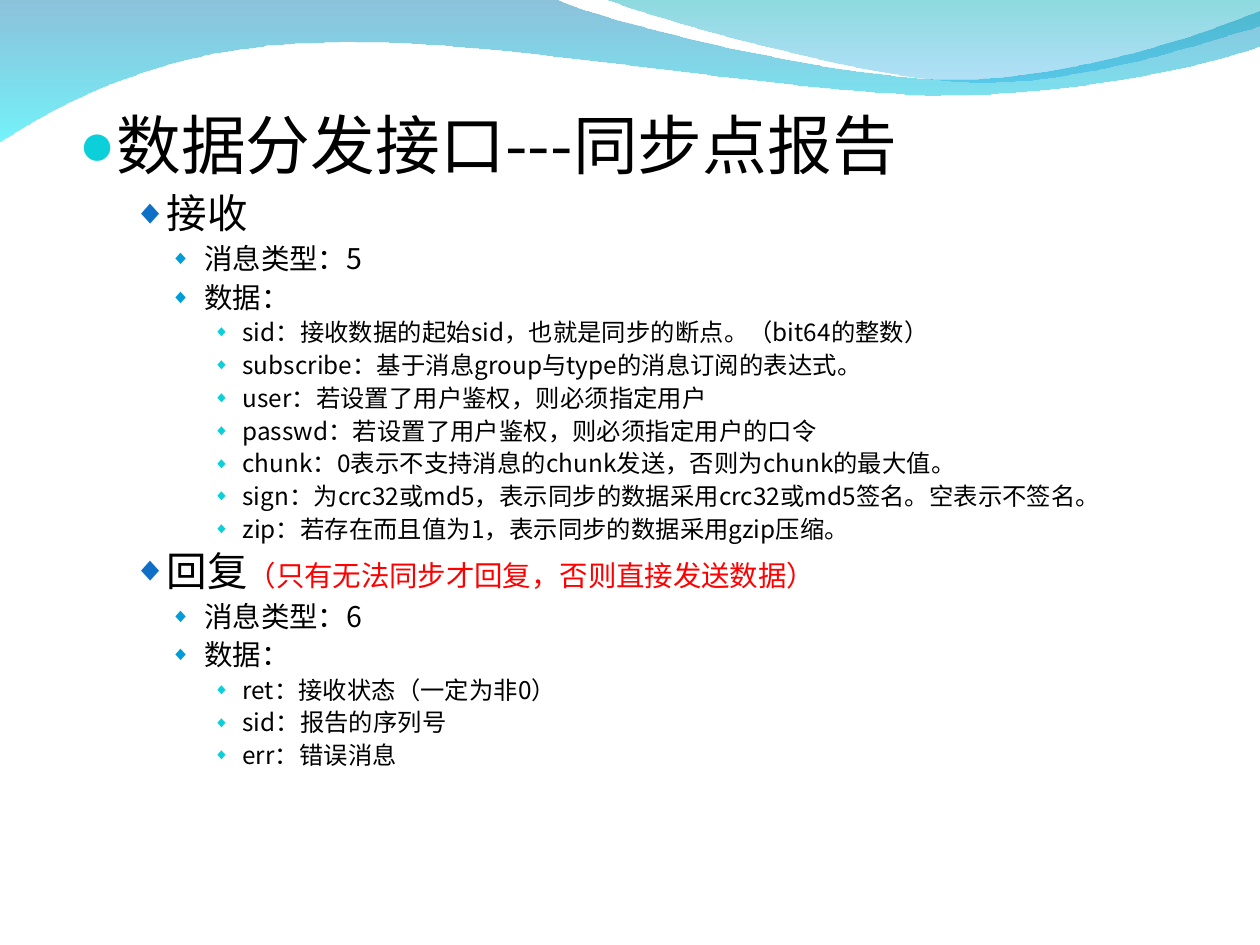
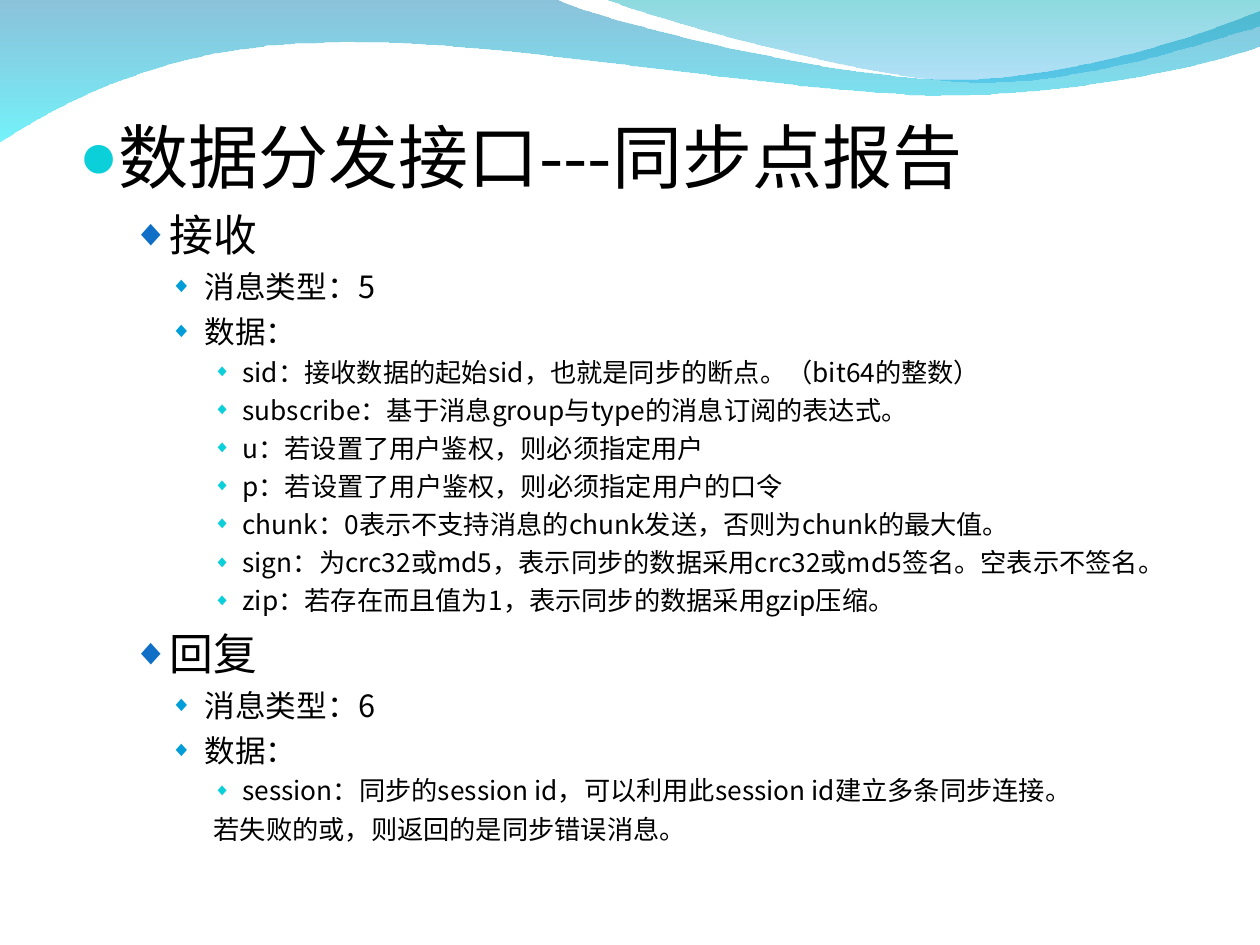
Before and after one commit to burstas/cwinux-mq, a slide deck: slide 16 of mq/doc/mq_introduce.ppt. Drawn at 1260x945 pixels with LibreOffice and Linux fonts; fonts in the diff are those of the drawing; background and template pictures are left out. Boxes give left, top, right and bottom in pixels: in the first picture for what was removed or moved away, otherwise in the second. Text is boxed around its words. In the diff, an @@ line names an element or a change of style, - is before the commit and + after.

```diff
--- a/mq/doc/mq_introduce.ppt
+++ b/mq/doc/mq_introduce.ppt
@@ text at <box>119,124,1164,765</box>: size 29.6 to 32 pt in "数据分发接口---同步点报告"; size 18.5 to 20 pt in "接收"; size 12.9 to 14 pt in "消息类型：5", "数据：", "消息类型：6", "数据："; size 11.1 to 12 pt in "sid：接收数据的起始sid，也就是同步的断点。（bit64的整数）", "subscribe：基于消息group与type的消息订阅的表达式。", "chunk：0表示不支持消息的chunk发送，否则为chunk的最大值。", "sign：为crc32或md5，表示同步的数据采用crc32或md5签名。空表示不签名。" and 1 more places; line spacing 0.9 to 1 @@
@@ text at <box>242,436,783,502</box>: text changed; size 11.1 to 12 pt @@
-      ◆ user：若设置了用户鉴权，则必须指定用户
-      ◆ passwd：若设置了用户鉴权，则必须指定用户的口令
+      ◆ u：若设置了用户鉴权，则必须指定用户
+      ◆ p：若设置了用户鉴权，则必须指定用户的口令
@@ text at <box>170,633,258,674</box>: text changed; size 12.9 to 20 pt; font Noto Sans CJK SC to Noto Sans CJK JP; text colour #FF0000 to #000000 @@
-  ◆ 回复（只有无法同步才回复，否则直接发送数据）
+  ◆ 回复
@@ text at <box>214,778,1072,842</box>: text changed; size 11.1 to 12 pt @@
-      ◆ ret：接收状态（一定为非0）
-      ◆ sid：报告的序列号
-      ◆ err：错误消息
+      ◆ session：同步的session id，可以利用此session id建立多条同步连接。
+      若失败的或，则返回的是同步错误消息。
```
Also in this commit, not shown: 13 other slides changed, 2 slides added, 1 slide removed, 1 other file.
